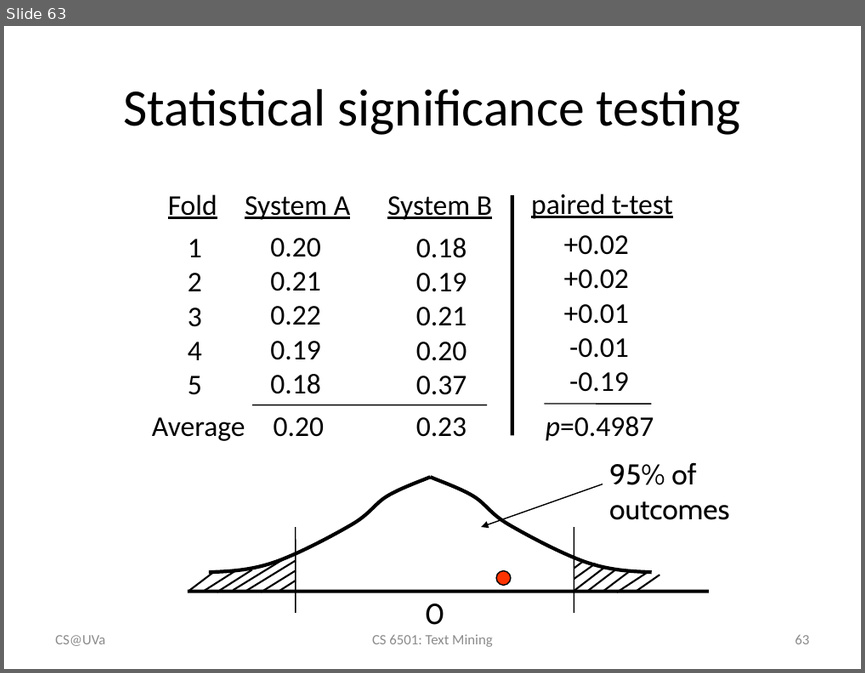
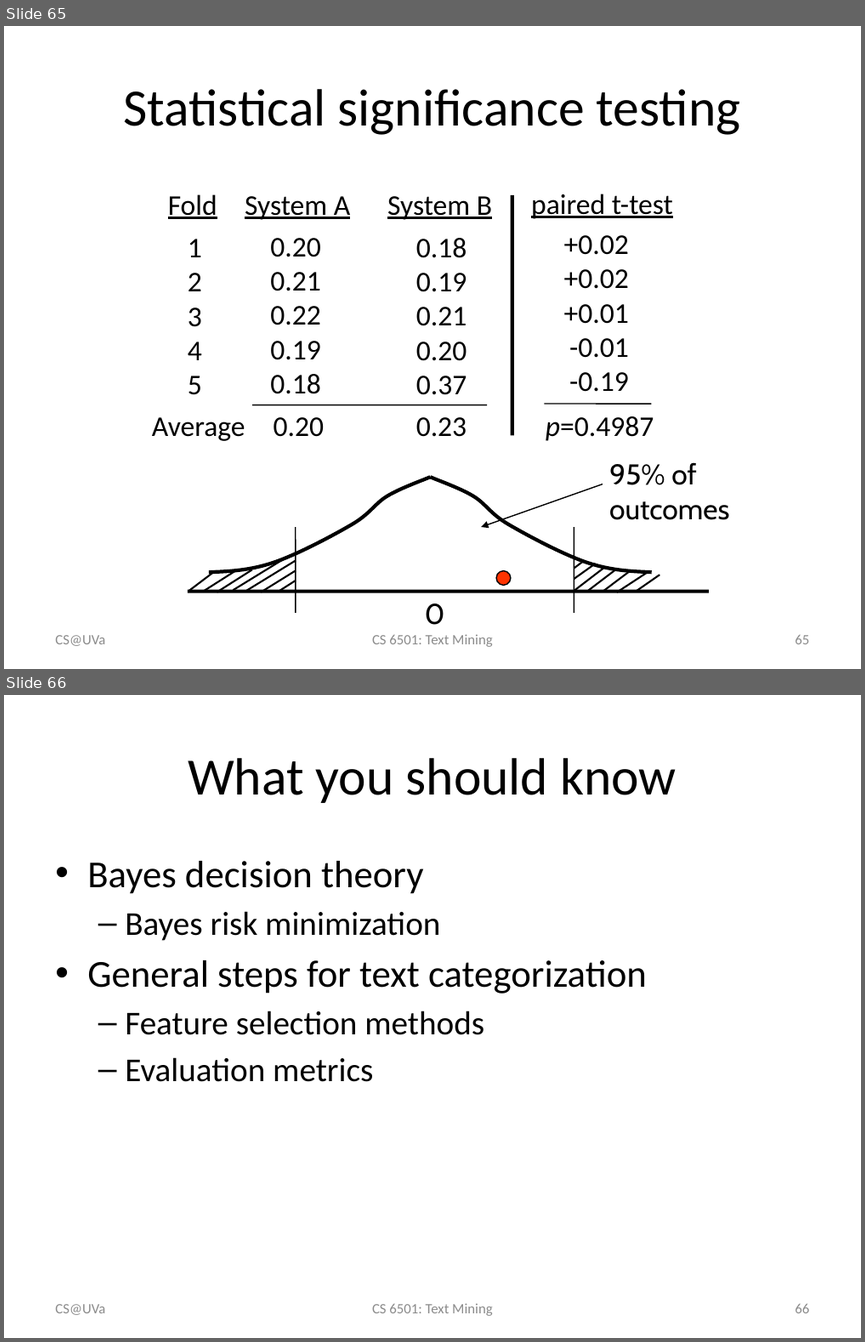
Before and after one commit to wang296/CS6501-Text-Mining, a slide deck: docs/TextCategorization.pptx. Shown one above the other, each under a label of ours: slide 63 before the commit, slides 65 and 66 after it. The pictures are 865x673 and 865x1342 pixels, drawn with LibreOffice and Linux fonts; fonts in the diff are those of the drawing. Boxes give left, top, right and bottom in pixels: in the first picture for what was removed or moved away, otherwise in the second. Text is boxed around its words. In the diff, an @@ line names an element or a change of style, - is before the commit and + after.

```diff
--- a/docs/TextCategorization.pptx
+++ b/docs/TextCategorization.pptx
@@ slide 66 added at <box>4,695,861,1338</box>, background #FFFFFF @@
@@ title added at <box>188,758,676,803</box>, 44 pt, text #000000 @@
+What you should know
@@ text added at <box>87,861,647,1082</box>, 28 pt, text #000000 @@
+• Bayes decision theory
+  – Bayes risk minimization
+• General steps for text categorization
+  – Feature selection methods
+  – Evaluation metrics
@@ text added at <box>55,1304,105,1315</box>, 12 pt, text #8C8C8C @@
+CS@UVa
@@ text added at <box>372,1303,493,1315</box>, 12 pt, text #8C8C8C @@
+CS 6501: Text Mining
@@ page number added at <box>794,1304,809,1313</box>, 12 pt, text #8C8C8C @@
+66
@@ what was slide 63 is now slide 65 @@
@@ page number at <box>794,635,809,644</box>: text changed @@
-63
+65
```
Also in this commit, not shown: 6 slides changed, 3 other slides added, 1 other file.
